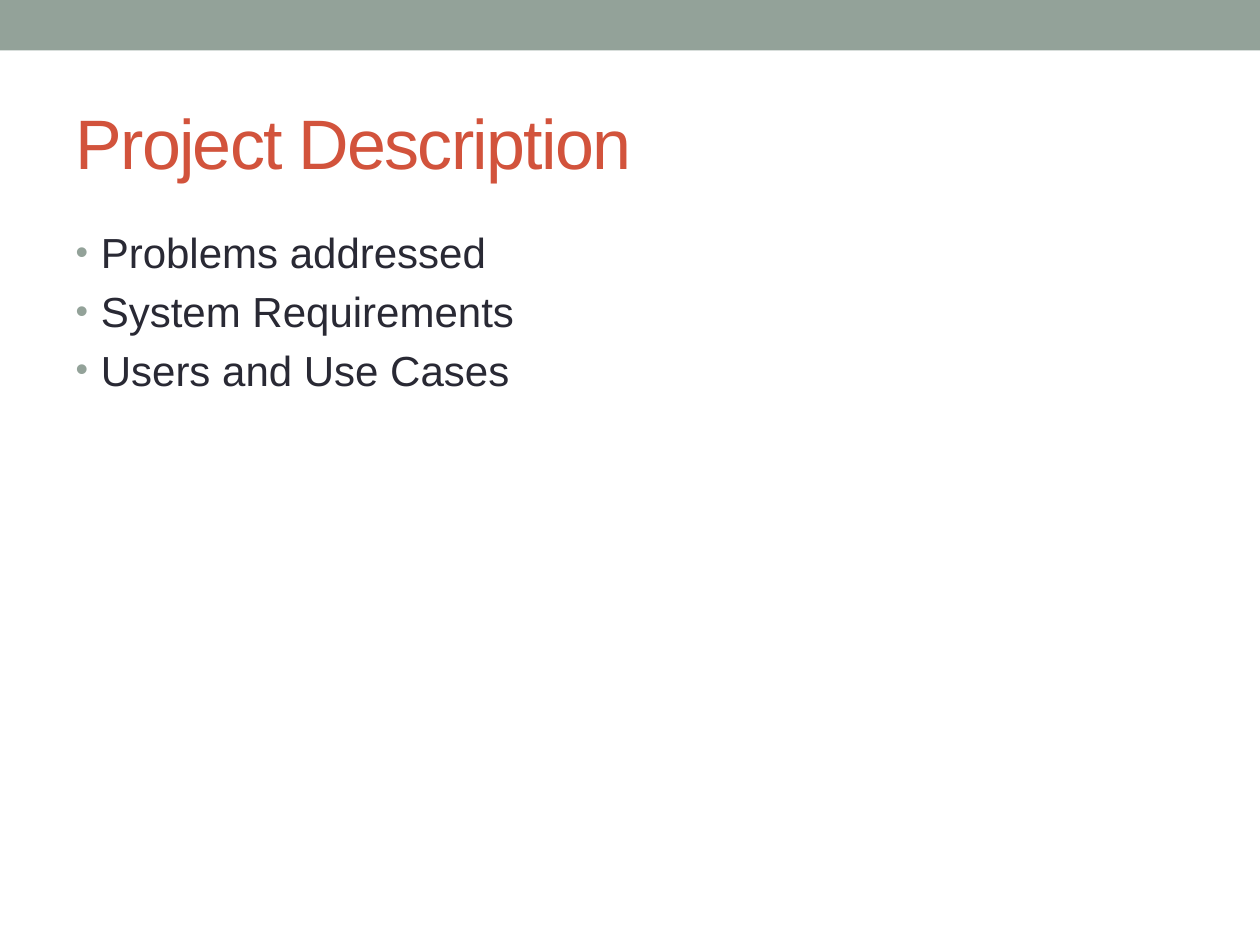
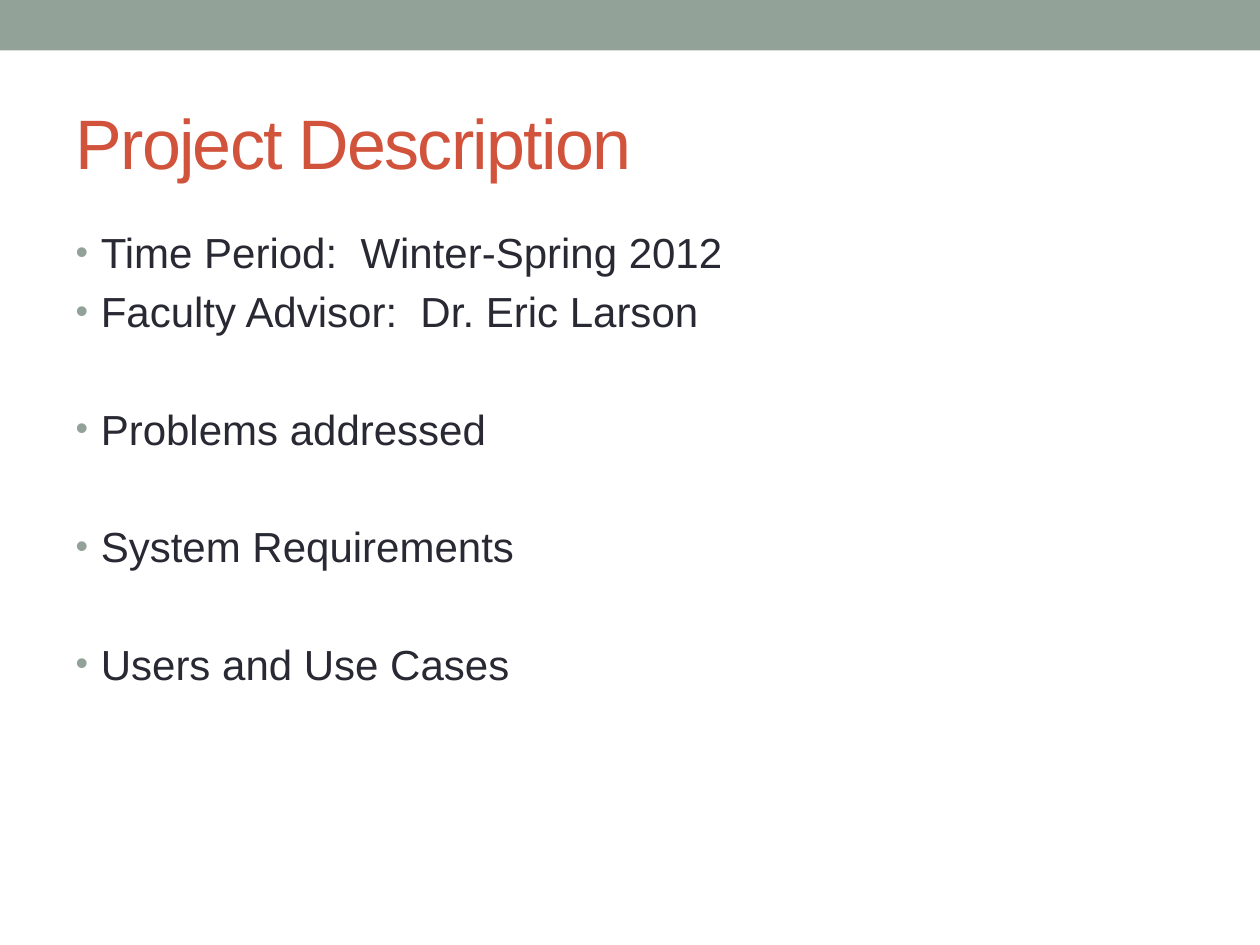
Before and after one commit to concurTestFramework/concurTestFramework, a slide deck: slide 3 of Documents/Concur_Presentation.pptx. Drawn at 1260x945 pixels with LibreOffice and Linux fonts; fonts in the diff are those of the drawing. Boxes give left, top, right and bottom in pixels: in the first picture for what was removed or moved away, otherwise in the second. Text is boxed around its words. In the diff, an @@ line names an element or a change of style, - is before the commit and + after.

Commit message:
Updated presentation.

```diff
--- a/Documents/Concur_Presentation.pptx
+++ b/Documents/Concur_Presentation.pptx
@@ text at [101, 237, 722, 336]: paragraphs added @@
+• Time Period: Winter-Spring 2012
+• Faculty Advisor: Dr. Eric Larson
```
Also in this commit, not shown: 1 other slide changed, 1 slide added.
